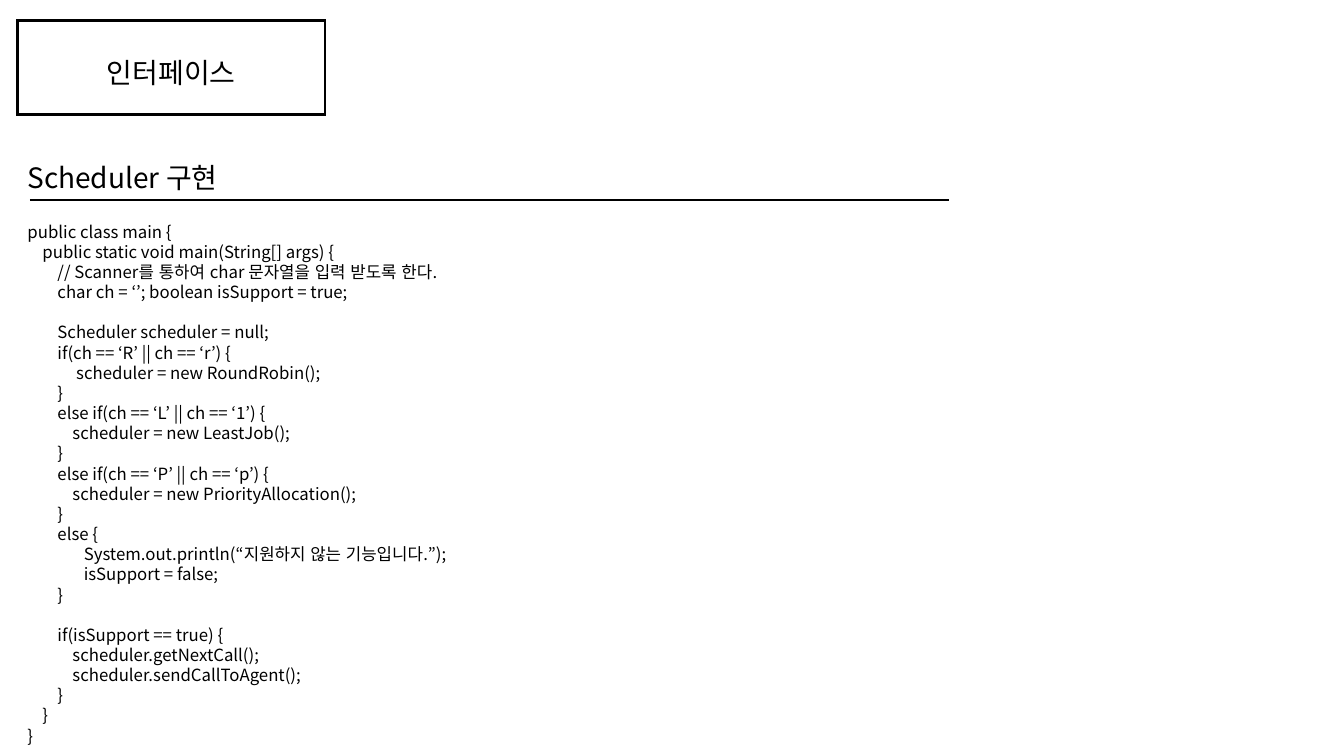
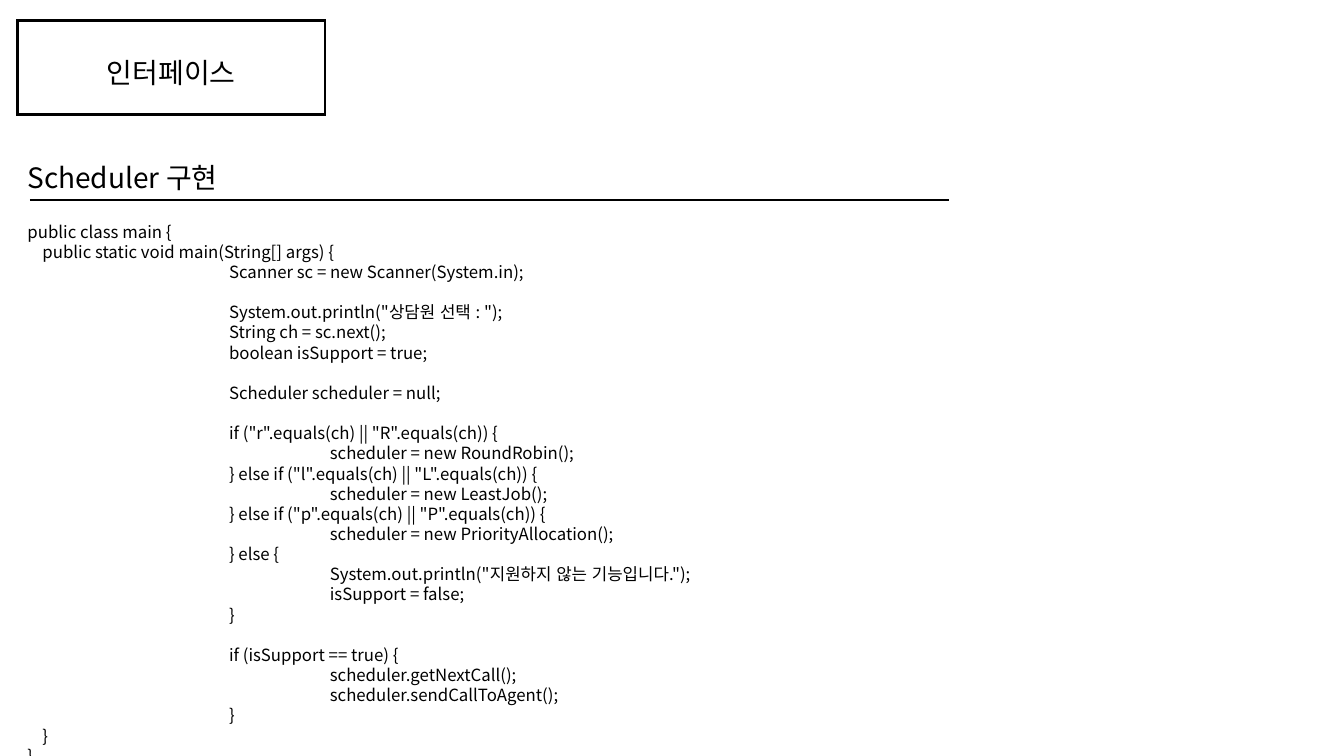
Before and after one commit to kmj-mkes/class_data_ex, a slide deck: slide 15 of 11) 인터페이스.pptx. Drawn at 1344x756 pixels with LibreOffice and Linux fonts; fonts in the diff are those of the drawing. Boxes give left, top, right and bottom in pixels: in the first picture for what was removed or moved away, otherwise in the second. Text is boxed around its words. In the diff, an @@ line names an element or a change of style, - is before the commit and + after.

```diff
--- a/11) 인터페이스.pptx
+++ b/11) 인터페이스.pptx
@@ text at <box>229,261,524,363</box>: text changed @@
-// Scanner를 통하여 char 문자열을 입력 받도록 한다.
-char ch = ‘’; boolean isSupport = true;
+Scanner sc = new Scanner(System.in);
+System.out.println("상담원 선택 : ");
+String ch = sc.next();
+boolean isSupport = true;
@@ text at <box>229,425,489,443</box>: text changed @@
-if(ch == ‘R’ || ch == ‘r’) {
+if ("r".equals(ch) || "R".equals(ch)) {
@@ text at <box>238,466,527,484</box>: text changed @@
-}
-else if(ch == ‘L’ || ch == ‘1’) {
+} else if ("l".equals(ch) || "L".equals(ch)) {
@@ text at <box>238,506,537,524</box>: text changed @@
-}
-else if(ch == ‘P’ || ch == ‘p’) {
+} else if ("p".equals(ch) || "P".equals(ch)) {
@@ text at <box>238,546,691,584</box>: text changed @@
-}
-else {
-System.out.println(“지원하지 않는 기능입니다.”);
+} else {
+System.out.println("지원하지 않는 기능입니다.");
@@ text at <box>229,647,389,665</box>: spaces changed @@
-if(isSupport == true) {
+if (isSupport == true) {
```
Also in this commit, not shown: 1 other slide changed, 2 other files.
